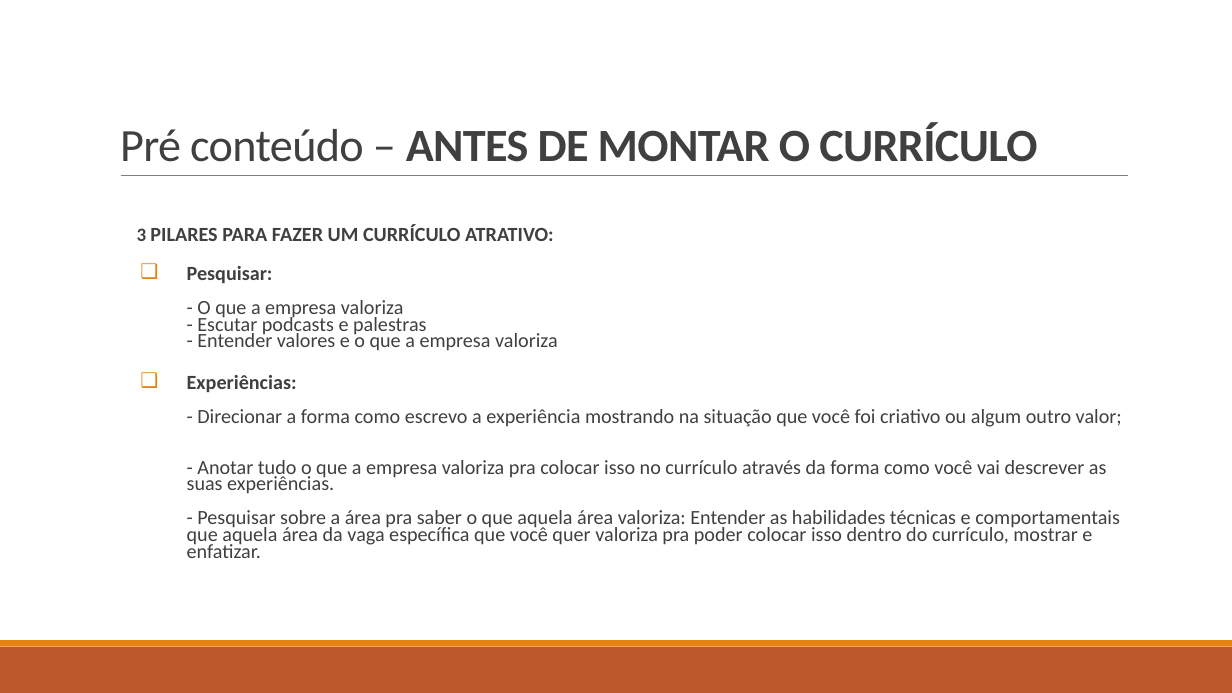
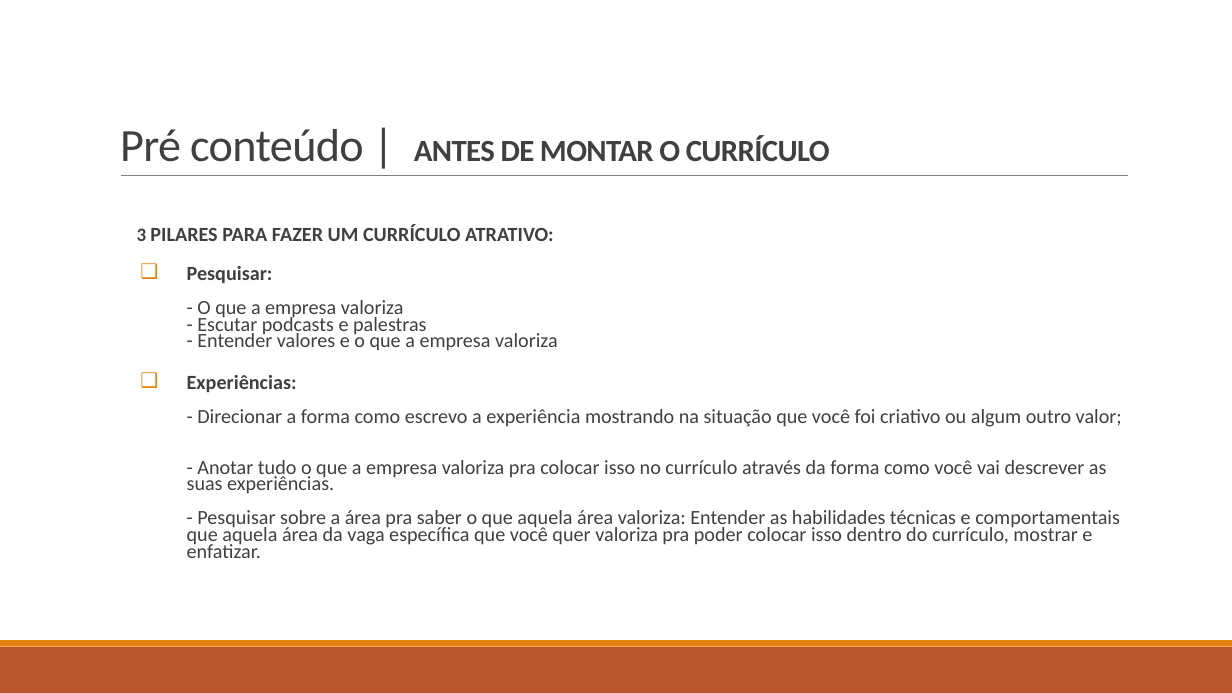
Before and after one commit to RaizaCirne/js-antes-do-react, a slide deck: slide 7 of Currículo, busca de vagas e candidaturas/#RESUMOCV121.pptx. Drawn at 1232x693 pixels with LibreOffice and Linux fonts; fonts in the diff are those of the drawing. Boxes give left, top, right and bottom in pixels: in the first picture for what was removed or moved away, otherwise in the second. Text is boxed around its words. In the diff, an @@ line names an element or a change of style, - is before the commit and + after.

```diff
--- a/Currículo, busca de vagas e candidaturas/#RESUMOCV121.pptx
+++ b/Currículo, busca de vagas e candidaturas/#RESUMOCV121.pptx
@@ title at (x1=120, y1=129, x2=830, y2=162): text changed; size 36 to 24 pt @@
-Pré conteúdo – ANTES DE MONTAR O CURRÍCULO
+Pré conteúdo | ANTES DE MONTAR O CURRÍCULO
```
Also in this commit, not shown: 3 other slides changed, 4 slides added, 2 slides removed.
